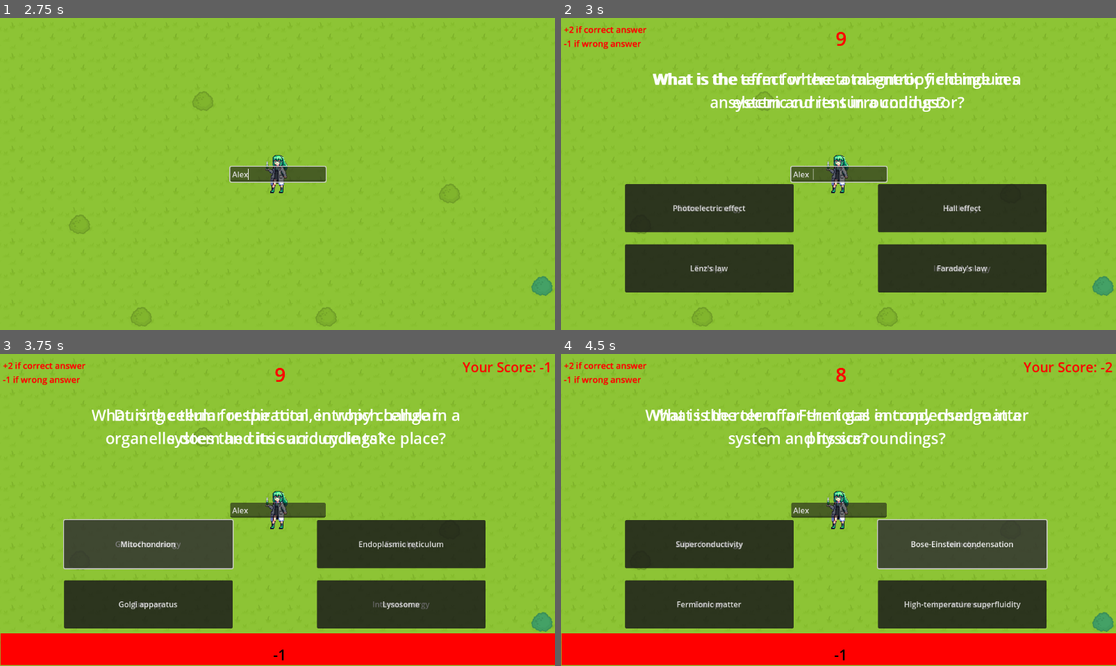
Above: before the commit, frames 1-4 (two rows, left to right).
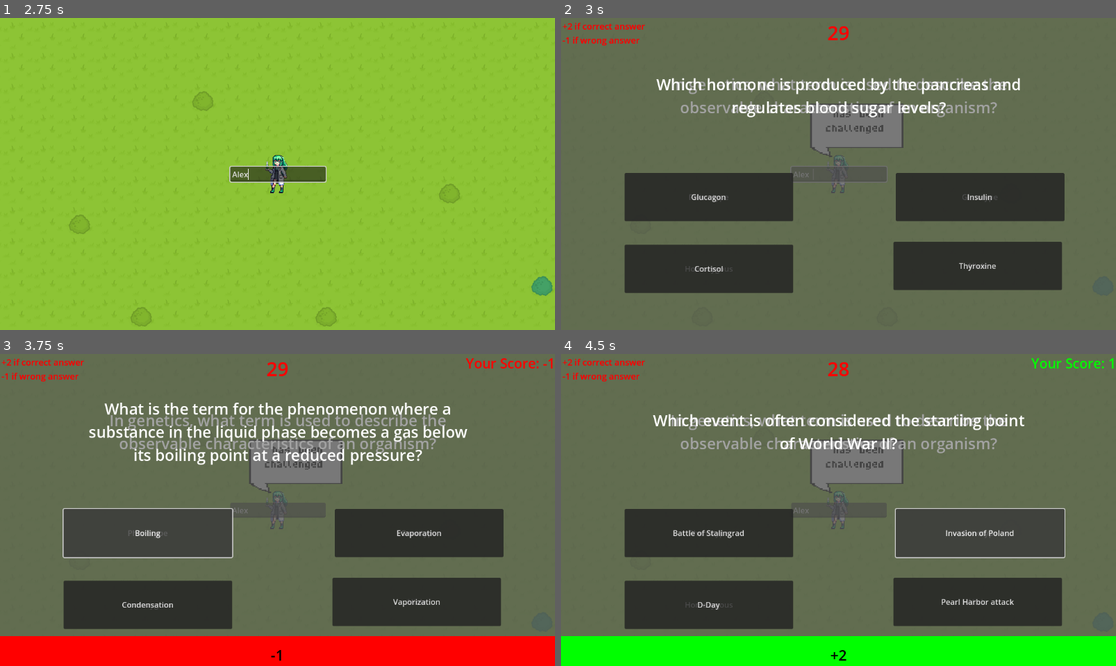
Above: after the commit, the same moments.

Repository: da-Nam/NushPenguin-NushHack
Game: Godot game, scene res://menu.tscn
Same seed, same stepped clock (60 frames per second), same inputs: the game is played once before the commit and once after it.
Inputs (mouse positions are in pixels of both pictures, inside the frame that each line leads up to):
- Up to frame 1 (2.75 s): tap Enter at 0.5 s; hold Right (ui_right) 0.53-1.25 s; tap Space (attack) at 0.6 s; click "Host" at 1.25 s; click (277, 174) at 2.02 s; type "Alex" at 2.1 s
- Up to frame 2 (3 s): tap Space (attack) at 2.75, 2.85 s; hold Down (ui_down) from 2.78 s (still down)
- Up to frame 3 (3.75 s): release Down (ui_down) at 3.5 s; click (149, 544) at 3.5 s, where only the run before the commit has a clickable "Gibbs free energy"
- Up to frame 4 (4.5 s): click (982, 531) at 4.25 s, where only the run after the commit has a clickable "Genotype"

Frame 1 is identical in both runs. In frame 2, 85% of the frame differs, in the area x 0-100%, y 0-100%; in frame 3, 76%; in frame 4, 86%.

Commit message:
finished with trivia challenge-esque thingy uwu

Diff:
--- a/player.gd
+++ b/player.gd
@@ -8,6 +8,7 @@
 var trivia_instance
 var in_area = false
 
+var challenger_name
 
 
 func _enter_tree():
@@ -43,10 +44,14 @@
 		$Camera2D.make_current()
 	if is_multiplayer_authority():
 		if Input.is_action_just_pressed("attack") and in_area:
+			$AnimatedSprite2D.play('Attack')
 			trivia_instance = trivia_scn.instantiate()
 			add_child(trivia_instance)
 			chatopen = true
-			trivia_instance.position = position
+			#trivia_instance.position = position
+			$Box/Label.text = challenger_name + " has been challenged"
+			$Box.visible = true
+			$Timer.start()
 	if trivia_instance != null:
 		if is_multiplayer_authority() and trivia_instance.get_node('Control').trivia_timeout:
 			$Box/Label.text = "My Score: "+str(trivia_instance.get_node('Control').score)
@@ -98,6 +103,7 @@
 
 func _on_area_2d_body_entered(body):
 	if(body.get_node('player_name') != null):
+		challenger_name = str(body.get_node('player_name').text)
 		in_area = true
 
 
--- a/trivia.tscn
+++ b/trivia.tscn
@@ -24,48 +24,67 @@
 [sub_resource type="LabelSettings" id="LabelSettings_mhp7n"]
 font_size = 28
 
-[node name="Node2D" type="Node2D"]
-position = Vector2(572, 324)
+[node name="CanvasLayer" type="CanvasLayer"]
 
 [node name="Control" type="Control" parent="."]
 layout_mode = 3
-anchors_preset = 5
-anchor_left = 0.5
-anchor_right = 0.5
-offset_left = -313.5
-offset_top = -279.0
-offset_right = 313.5
-offset_bottom = -39.0
+anchors_preset = 15
+anchor_right = 1.0
+anchor_bottom = 1.0
 grow_horizontal = 2
+grow_vertical = 2
 script = ExtResource("1_trytk")
 
+[node name="ColorRect" type="ColorRect" parent="Control"]
+layout_mode = 1
+anchors_preset = 15
+anchor_right = 1.0
+anchor_bottom = 1.0
+grow_horizontal = 2
+grow_vertical = 2
+color = Color(0.341176, 0.341176, 0.341176, 0.54902)
+
 [node name="Button" type="Button" parent="Control"]
-layout_mode = 0
-offset_left = -125.0
-offset_top = 300.0
-offset_right = 225.0
-offset_bottom = 400.0
+layout_mode = 1
+anchors_preset = 6
+anchor_left = 1.0
+anchor_top = 0.5
+anchor_right = 1.0
+anchor_bottom = 0.5
+offset_left = -457.0
+offset_top = -2.0
+offset_right = -107.0
+offset_bottom = 98.0
+grow_horizontal = 0
+grow_vertical = 2
 
 [node name="Button2" type="Button" parent="Control"]
 layout_mode = 0
-offset_left = 400.0
-offset_top = 300.0
-offset_right = 750.0
-offset_bottom = 400.0
+offset_left = 132.0
+offset_top = 322.0
+offset_right = 482.0
+offset_bottom = 422.0
 
 [node name="Button3" type="Button" parent="Control"]
-layout_mode = 0
-offset_left = -125.0
-offset_top = 425.0
-offset_right = 225.0
-offset_bottom = 525.0
+layout_mode = 1
+anchors_preset = 6
+anchor_left = 1.0
+anchor_top = 0.5
+anchor_right = 1.0
+anchor_bottom = 0.5
+offset_left = -462.0
+offset_top = 141.0
+offset_right = -112.0
+offset_bottom = 241.0
+grow_horizontal = 0
+grow_vertical = 2
 
 [node name="Button4" type="Button" parent="Control"]
 layout_mode = 0
-offset_left = 400.0
-offset_top = 425.0
-offset_right = 750.0
-offset_bottom = 525.0
+offset_left = 132.0
+offset_top = 471.0
+offset_right = 482.0
+offset_bottom = 571.0
 
 [node name="Label" type="Label" parent="Control"]
 layout_mode = 1
@@ -73,9 +92,9 @@
 anchor_left = 0.5
 anchor_right = 0.5
 offset_left = -404.0
-offset_top = -7.0
+offset_top = 49.0
 offset_right = 406.0
-offset_bottom = 219.0
+offset_bottom = 275.0
 grow_horizontal = 2
 text = "Example question"
 label_settings = SubResource("LabelSettings_i6rxj")
@@ -84,59 +103,67 @@
 autowrap_mode = 3
 
 [node name="Timer" type="Timer" parent="Control"]
-wait_time = 10.0
+wait_time = 30.0
 autostart = true
 
 [node name="Label2" type="Label" parent="Control"]
 layout_mode = 1
-anchors_preset = -1
-anchor_left = -0.397
-anchor_top = -0.13
-anchor_right = -0.397
-anchor_bottom = -0.13
-offset_left = -3.08099
-offset_top = -2.8
-offset_right = 171.919
-offset_bottom = 65.2
+offset_left = 3.0
+offset_top = 4.0
+offset_right = 178.0
+offset_bottom = 72.0
 text = "+2 if correct answer
 -1 if wrong answer"
 label_settings = SubResource("LabelSettings_mwnda")
 
-[node name="ColorRect2" type="ColorRect" parent="Control"]
-visible = false
-layout_mode = 0
-offset_left = -257.0
-offset_top = 535.0
-offset_right = 895.0
-offset_bottom = 601.0
-color = Color(0, 0, 0, 1)
-
 [node name="Label3" type="Label" parent="Control"]
-layout_mode = 0
-offset_left = 236.5
-offset_top = -50.0
-offset_right = 410.5
-offset_bottom = 45.0
+layout_mode = 1
+anchors_preset = 5
+anchor_left = 0.5
+anchor_right = 0.5
+offset_left = -87.0
+offset_right = 87.0
+offset_bottom = 62.0
+grow_horizontal = 2
 label_settings = SubResource("LabelSettings_bvjrc")
 horizontal_alignment = 1
 vertical_alignment = 1
 
+[node name="ColorRect2" type="ColorRect" parent="Control"]
+layout_mode = 1
+anchors_preset = 12
+anchor_top = 1.0
+anchor_right = 1.0
+anchor_bottom = 1.0
+offset_top = -62.0
+grow_horizontal = 2
+grow_vertical = 0
+color = Color(0, 0, 0, 1)
+
 [node name="Label4" type="Label" parent="Control"]
-layout_mode = 0
-offset_left = 302.5
-offset_top = 557.0
-offset_right = 342.5
-offset_bottom = 602.0
+layout_mode = 1
+anchors_preset = 7
+anchor_left = 0.5
+anchor_top = 1.0
+anchor_right = 0.5
+anchor_bottom = 1.0
+offset_left = -20.0
+offset_top = -45.0
+offset_right = 20.0
+grow_horizontal = 2
+grow_vertical = 0
 label_settings = SubResource("LabelSettings_opyhi")
 horizontal_alignment = 1
 vertical_alignment = 1
 
 [node name="Label5" type="Label" parent="Control"]
-layout_mode = 0
-offset_left = 702.0
-offset_top = -37.0
-offset_right = 887.0
-offset_bottom = 34.0
+layout_mode = 1
+anchors_preset = 1
+anchor_left = 1.0
+anchor_right = 1.0
+offset_left = -185.0
+offset_bottom = 71.0
+grow_horizontal = 0
 label_settings = SubResource("LabelSettings_mhp7n")
 horizontal_alignment = 2
 
Not shown: 1 places in trivia.tscn that only renumber resources
